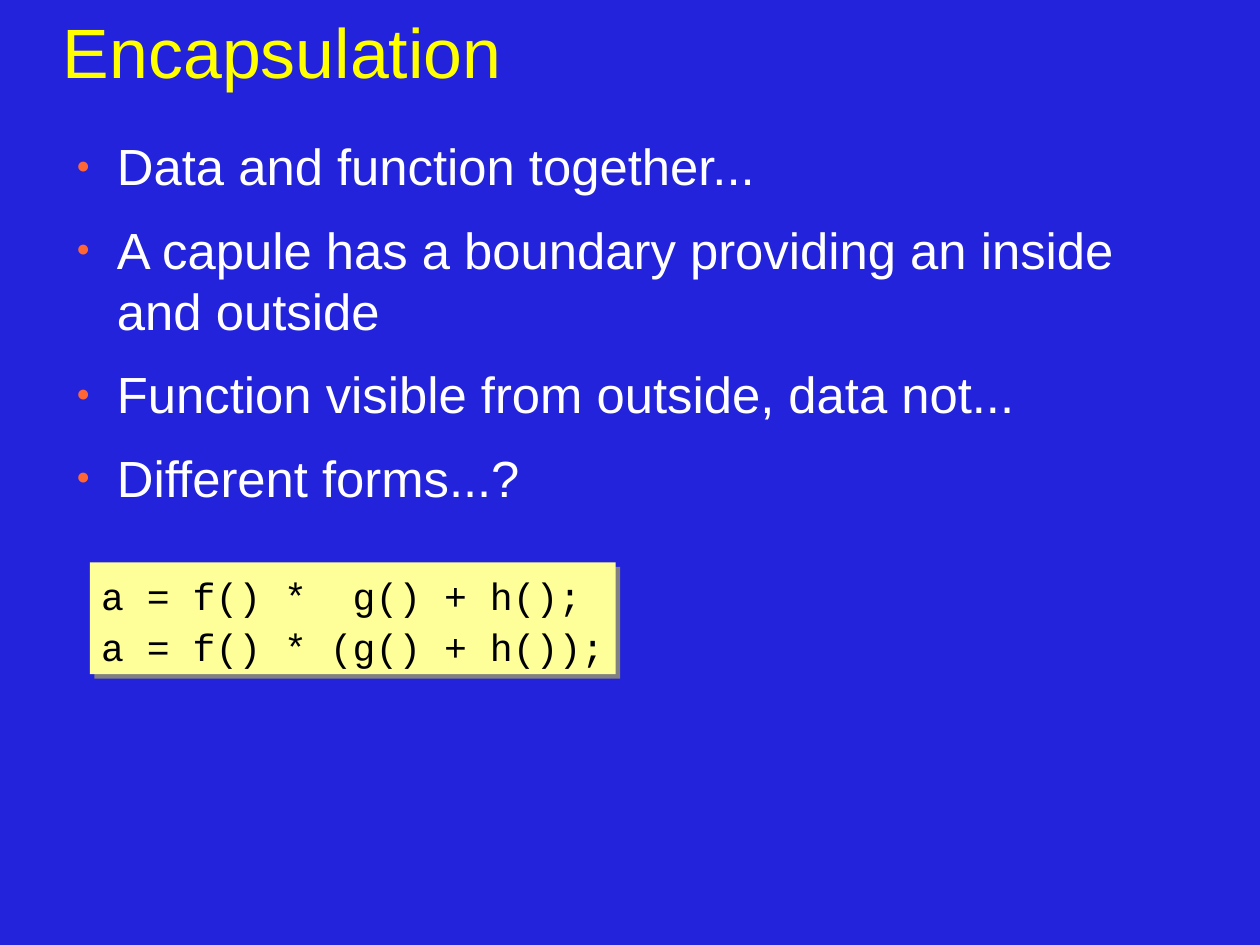
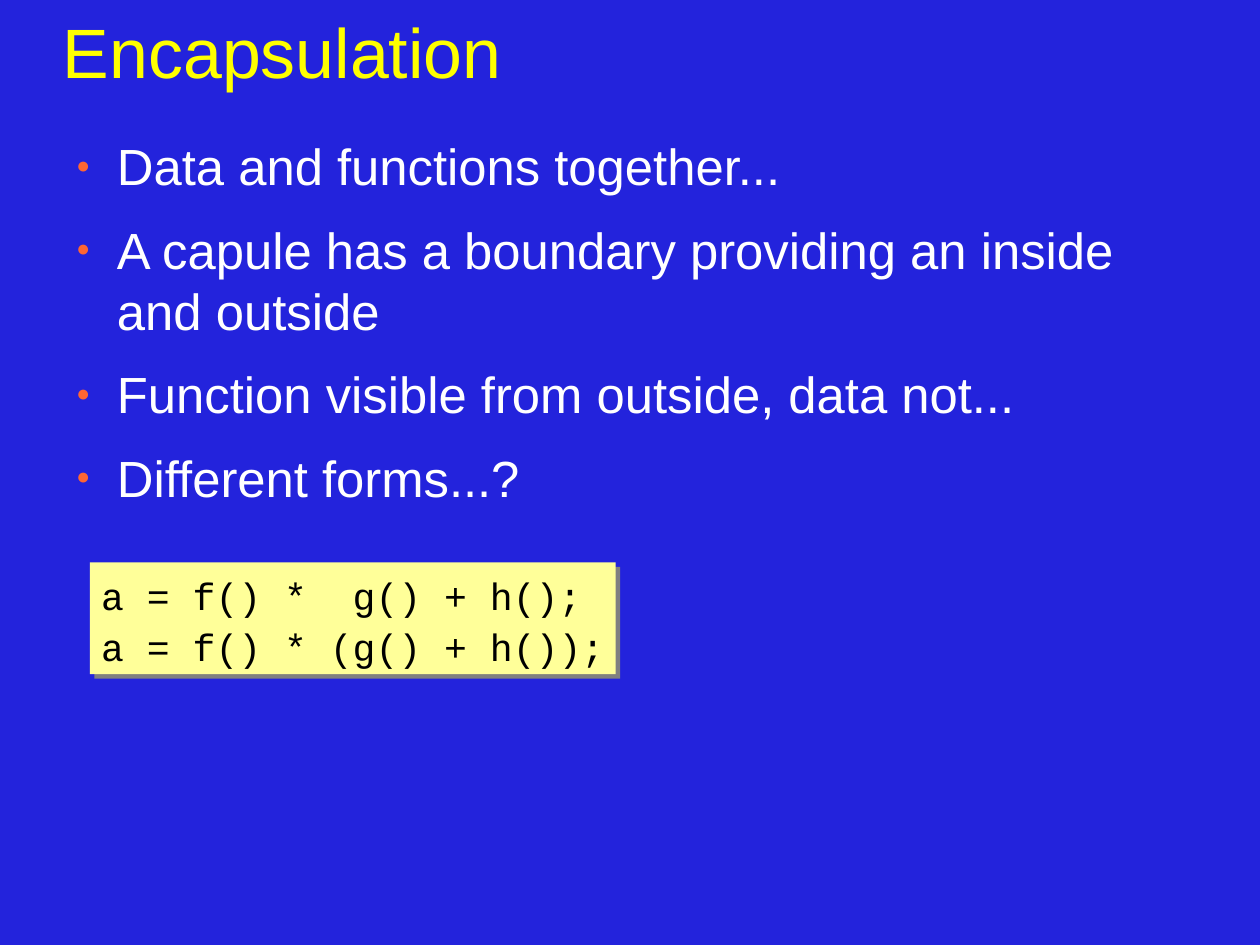
Before and after one commit to JonJagger/two-day-courses, a slide deck: slide 2 of cppf/08_Object_Oriented_Programming.odp. Drawn at 1260x945 pixels with LibreOffice and Linux fonts; fonts in the diff are those of the drawing. Boxes give left, top, right and bottom in pixels: in the first picture for what was removed or moved away, otherwise in the second. Text is boxed around its words. In the diff, an @@ line names an element or a change of style, - is before the commit and + after.

```diff
--- a/cppf/08_Object_Oriented_Programming.odp
+++ b/cppf/08_Object_Oriented_Programming.odp
@@ text at [117, 148, 780, 196]: text changed @@
-● Data and function together...
+● Data and functions together...
```
Also in this commit, not shown: 1 other slide changed, 3 slides added, 2 slides removed.
